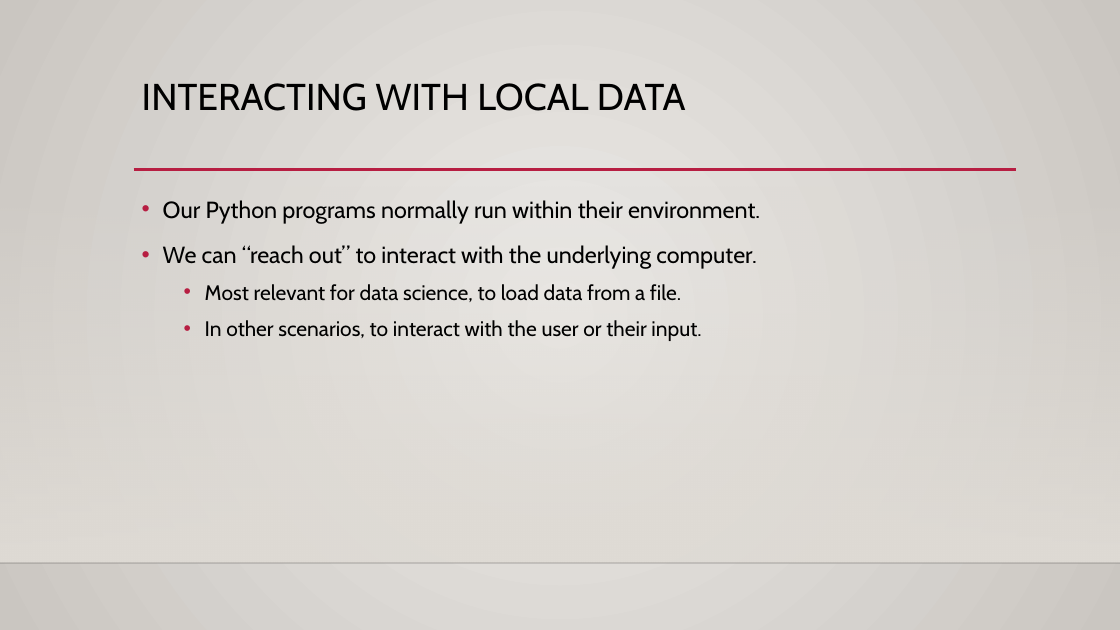
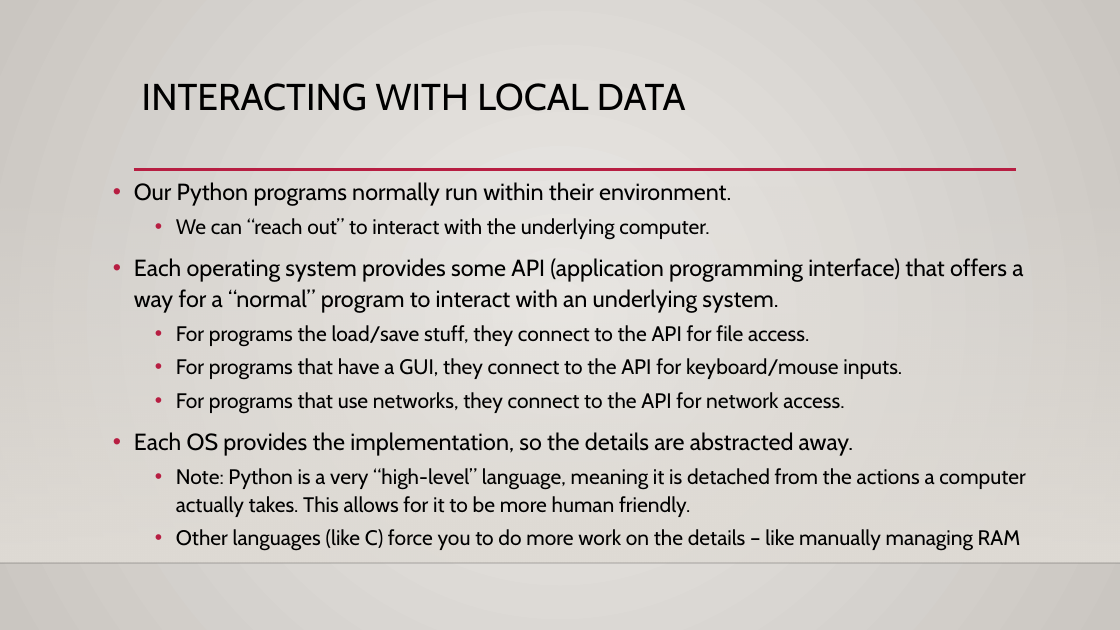
Before and after one commit to okohnkay/Programming_Basics_for_ML, a slide deck: slide 4 of course_material/slides/005_file_access.pptx. Drawn at 1120x630 pixels with LibreOffice and Linux fonts; fonts in the diff are those of the drawing; background and template pictures are left out. Boxes give left, top, right and bottom in pixels: in the first picture for what was removed or moved away, otherwise in the second. Text is boxed around its words. In the diff, an @@ line names an element or a change of style, - is before the commit and + after.

```diff
--- a/course_material/slides/005_file_access.pptx
+++ b/course_material/slides/005_file_access.pptx
@@ text "Our Python programs normally run ..." moved from (x1=163, y1=200, x2=760, y2=341) to (x1=134, y1=182, x2=1025, y2=551) @@
@@ text at (x1=134, y1=182, x2=731, y2=240): size 20 to 18 pt in "We can “reach out” to interact with ..."; line spacing 1.2 to 1.1; list level 1 to 2 in "We can “reach out” to ..." @@
@@ text at (x1=134, y1=258, x2=1025, y2=551): text changed @@
-  • Most relevant for data science, to load data from a file.
-  • In other scenarios, to interact with the user or their input.
+• Each operating system provides some API (application programming interface) that offers a way for a “normal” program to interact with an underlying system.
+  • For programs the load/save stuff, they connect to the API for file access.
+  • For programs that have a GUI, they connect to the API for keyboard/mouse inputs.
+  • For programs that use networks, they connect to the API for network access.
+• Each OS provides the implementation, so the details are abstracted away.
+  • Note: Python is a very “high-level” language, meaning it is detached from the actions a computer actually takes. This allows for it to be more human friendly.
+  • Other languages (like C) force you to do more work on the details – like manually managing RAM
```
Also in this commit, not shown: 3 other slides changed, 24 other files.
